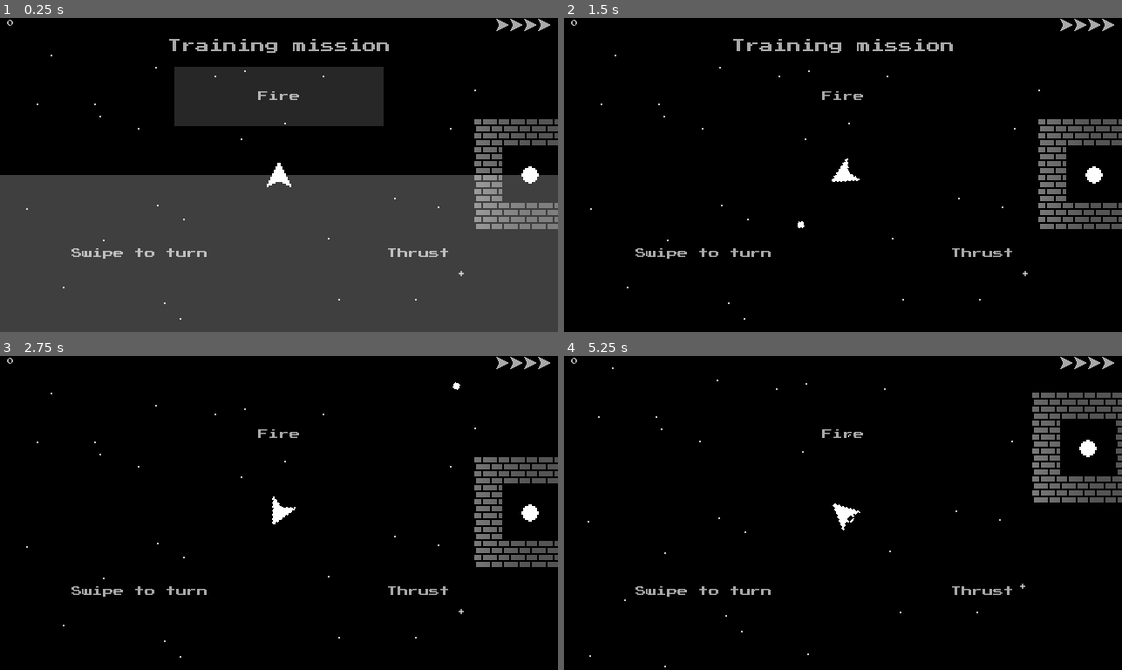
Above: before the commit, frames 1-4 (two rows, left to right).
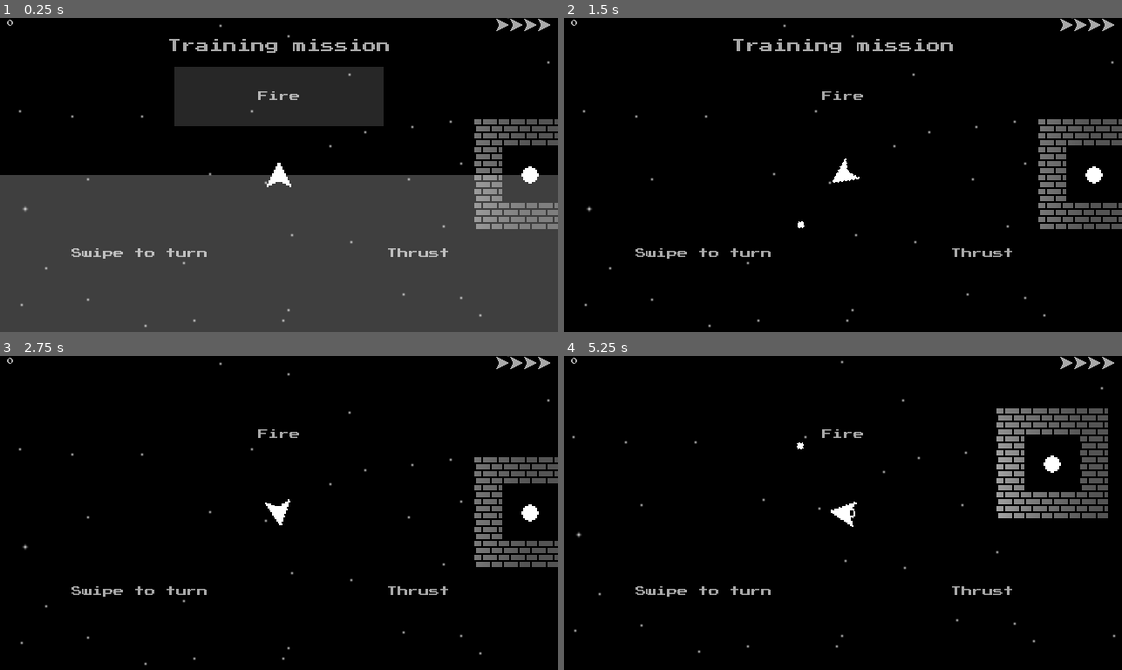
Above: after the commit, the same moments.

Repository: gerald1248/hollows-ng
Game: Godot game, scene res://scenes/main.tscn
Two runs of this game, one before a commit and one after it. Both use one fixed random seed, a clock stepped at 60 frames per second and the inputs below. This scene is started directly instead of the project's main scene.
Inputs (mouse positions are in pixels of both pictures, inside the frame that each line leads up to):
- Up to frame 1 (0.25 s): no input
- Up to frame 2 (1.5 s): move the mouse to (965, 159) at 0.52 s; hold Right (player_right) 0.53-1.25 s; hold Space (player_fire) 0.53-1.25 s; click (965, 159) at 0.67 s; drag from (731, 190) to (1055, 134) at 1.27 s
- Up to frame 3 (2.75 s): move the mouse to (334, 443) at 2.02 s; hold Right (player_right) from 2.03 s (still down); hold Space (player_fire) from 2.03 s (still down); click (334, 443) at 2.17 s
- Up to frame 4 (5.25 s): release Right (player_right) at 2.75 s; release Space (player_fire) at 2.75 s; drag from (815, 575) to (1077, 472) at 2.77 s; move the mouse to (1010, 560) at 3.52 s; hold Left (player_left) 3.53-4.25 s; hold Space (player_fire) 3.53-4.25 s; click (1010, 560) at 3.67 s; drag from (675, 465) to (1105, 447) at 4.27 s; move the mouse to (870, 513) at 5.02 s; hold Left (player_left) from 5.03 s (still down); hold Space (player_fire) from 5.03 s (still down); click (870, 513) at 5.17 s

The runs differ from the first frame. In frame 1, 0.2% of the frame differs, in the area x 3-99%, y 0-99%; in frame 2, 0.3%; in frame 3, 0.4%; in frame 4, 5.3%, in the area x 1-100%, y 1-100%.

Commit message:
centered splash starfield; set pause on rotate; fixed dialog font

Diff:
--- a/scenes/main.tscn
+++ b/scenes/main.tscn
@@ -9,7 +9,7 @@
 [ext_resource path="res://sprites/explosion-bw-minus100-32x32.png" type="Texture" id=7]
 [ext_resource path="res://scripts/weight.gd" type="Script" id=8]
 [ext_resource path="res://sprites/weight.png" type="Texture" id=9]
-[ext_resource path="res://sprites/starfield512x512.png" type="Texture" id=10]
+[ext_resource path="res://sprites/starfield1024x1024.png" type="Texture" id=10]
 [ext_resource path="res://scripts/hud.gd" type="Script" id=11]
 [ext_resource path="res://fonts/PressStart2P.ttf" type="DynamicFontData" id=12]
 [ext_resource path="res://sprites/ship-aaa.png" type="Texture" id=13]
@@ -308,9 +308,7 @@
 [node name="ParallaxBackground" type="ParallaxBackground" parent="."]
 
 [node name="ParallaxLayer" type="ParallaxLayer" parent="ParallaxBackground"]
-position = Vector2( -256, -128 )
-motion_scale = Vector2( 0.4, 0.4 )
-motion_mirroring = Vector2( 512, 396 )
+motion_scale = Vector2( 0.25, 0.25 )
 
 [node name="Sprite" type="Sprite" parent="ParallaxBackground/ParallaxLayer"]
 texture = ExtResource( 10 )
--- a/scenes/splash.tscn
+++ b/scenes/splash.tscn
@@ -6,7 +6,7 @@
 [ext_resource path="res://sprites/ship.png" type="Texture" id=4]
 [ext_resource path="res://sprites/light.png" type="Texture" id=5]
 [ext_resource path="res://sprites/weight.png" type="Texture" id=6]
-[ext_resource path="res://sprites/starfield512x512.png" type="Texture" id=7]
+[ext_resource path="res://sprites/starfield1024x1024.png" type="Texture" id=7]
 
 [sub_resource type="DynamicFont" id=1]
 font_data = ExtResource( 2 )
@@ -37,7 +37,7 @@
 font_data = ExtResource( 2 )
 
 [sub_resource type="DynamicFont" id=8]
-size = 4
+size = 3
 font_data = ExtResource( 2 )
 
 [sub_resource type="Theme" id=9]
@@ -177,18 +177,6 @@
 align = 1
 valign = 1
 
-[node name="ParallaxBackground" type="ParallaxBackground" parent="."]
-offset = Vector2( 160, 90 )
-transform = Transform2D( 1, 0, 0, 1, 160, 90 )
-
-[node name="ParallaxLayer" type="ParallaxLayer" parent="ParallaxBackground"]
-position = Vector2( -256, -128 )
-motion_scale = Vector2( 0.4, 0.4 )
-motion_mirroring = Vector2( 512, 396 )
-
-[node name="Sprite" type="Sprite" parent="ParallaxBackground/ParallaxLayer"]
-texture = ExtResource( 7 )
-
 [node name="credits_dialog" type="AcceptDialog" parent="."]
 light_mask = 2
 size_flags_horizontal = 3
@@ -196,6 +184,11 @@
 theme = SubResource( 9 )
 popup_exclusive = true
 window_title = "Credits"
+
+[node name="starfield" type="Sprite" parent="."]
+show_behind_parent = true
+texture = ExtResource( 7 )
+offset = Vector2( 160, 90 )
 [connection signal="minimum_size_changed" from="." to="." method="_on_splash_minimum_size_changed"]
 [connection signal="pressed" from="vbox/hbox_start/start_button" to="." method="_on_start_button_pressed"]
 [connection signal="button_down" from="vbox/hbox_controls/credits_button" to="." method="_on_credits_button_button_down"]
--- a/scripts/global.gd
+++ b/scripts/global.gd
@@ -11,6 +11,8 @@
 
 Explosions by Akimasa Shimobayashi, CC BY 3.0
 (changed size and mode)
+
+Mouse support by FranchuFranchu
 
 Godot Engine by Juan Linietsky, Ariel Manzur
 and Godot Engine Contributors, MIT
@@ -49,25 +51,25 @@
 
 	hud_padding = safe_area_position.x
 
-	# iPad requires an exception for custom drawing
 	is_ios = OS.get_name() == "iOS"
 	is_ipad = is_ios && viewport_size.x/viewport_size.y < 1.34
 	is_iphone_x = is_ios && viewport_size.x/viewport_size.y > 1.8
-
 	is_android = OS.get_name() == "Android"
 
+	# TODO: removed all custom sizing; reinstate if necessary
 	# special case iPad
-	if is_ipad:
-		viewport_size = Vector2(320, 240)
+	#if is_ipad:
+	#	viewport_size = Vector2(320, 240)
 	# iPhone X, 11, ...
-	elif is_iphone_x:
-		viewport_size = Vector2(390.0, 180.0)
+	#elif is_iphone_x:
+	#	viewport_size = Vector2(390.0, 180.0)
 	# iPhone 8 and older
-	elif is_ios:
-		viewport_size = Vector2(320.0, 180.0)
+	#elif is_ios:
+	#	viewport_size = Vector2(320.0, 180.0)
 	# widescreen Android
-	elif viewport_size.x > 330:
-		pass#viewport_size = adjust_viewport_size(viewport_size)
+	#elif viewport_size.x > 330:
+	#	viewport_size = adjust_viewport_size(viewport_size)
+
 func flip_vector2(v2):
 	return Vector2(v2.y, v2.x)
 
--- a/scripts/joint.gd
+++ b/scripts/joint.gd
@@ -4,8 +4,5 @@
 	node_a = "/root/main/player"
 	node_b = "/root/main/weight"
 
-func _process(delta):
-	pass
-
 func free():
 	queue_free()
--- a/scripts/main.gd
+++ b/scripts/main.gd
@@ -21,4 +21,7 @@
 	get_tree().paused = true
 
 func on_window_resized():
-	$hud.layout(get_viewport().get_visible_rect().size)
+	var size = get_viewport().get_visible_rect().size
+	$player.screensize = size
+	$hud.layout(size)
+	pause()
--- a/scripts/player.gd
+++ b/scripts/player.gd
@@ -139,9 +139,9 @@
 			TOUCH_FIRE:
 				fire()
 			TOUCH_DRAG_LEFT:
-				turn_left()
+				turn_left(ROTATION_STEP * 0.75)
 			TOUCH_DRAG_RIGHT:
-				turn_right()
+				turn_right(ROTATION_STEP * 0.75)
 			TOUCH_IDLE:
 				pass
 
--- a/scripts/splash.gd
+++ b/scripts/splash.gd
@@ -4,7 +4,6 @@
 
 var fx_button
 var music_button
-var viewportSize
 var title_box
 var player_box
 var player_box_size
@@ -12,6 +11,7 @@
 var weight
 var line
 var rand
+var screensize
 var is_ready = false
 
 func _ready():
@@ -21,7 +21,7 @@
 	rng.randomize()
 	rand = rng.randf_range(0.0, 1.0)
 
-	$vbox.rect_min_size.x = get_viewport().get_visible_rect().size.x
+	set_screensize()
 
 	title_box = get_node("vbox/hbox_title")
 	player_box = get_node("vbox/hbox_player")
@@ -35,6 +35,11 @@
 		footer.set_text(String("High score %d" % global.highscore))
 		footer.rect_size.x = global.viewport_size.x
 	is_ready = true
+
+func set_screensize():
+	screensize = get_viewport().get_visible_rect().size
+	$vbox.rect_min_size.x = screensize.x
+	$starfield.offset = screensize/2
 
 func update_player_position(width):
 	player.position = Vector2(width / 2, player_box_size.y / 2)
@@ -72,10 +77,13 @@
 			get_tree().quit()
 		NOTIFICATION_RESIZED: # fires before _ready()
 			if is_ready:
-				update_player_position(get_viewport().get_visible_rect().size.x)
+				set_screensize()
+				update_player_position(screensize.x)
 
 func _on_credits_button_button_down():
+	var font_size = 3.0 if screensize.x > screensize.y else 4.0
 	$credits_dialog.get_close_button().hide()
 	$credits_dialog.set_text(global.CREDITS_FULL)
+	$credits_dialog.theme.default_font.set("size", font_size)
 	$credits_dialog.popup_centered_ratio(0.8)
 	$credits_dialog.show()
Not shown, changed: export_presets.cfg
Binary file added: sprites/starfield1024x1024.png
Not shown, changed: sprites/starfield1024x1024.png.import
Binary file changed: sprites/starfield512x512.png
